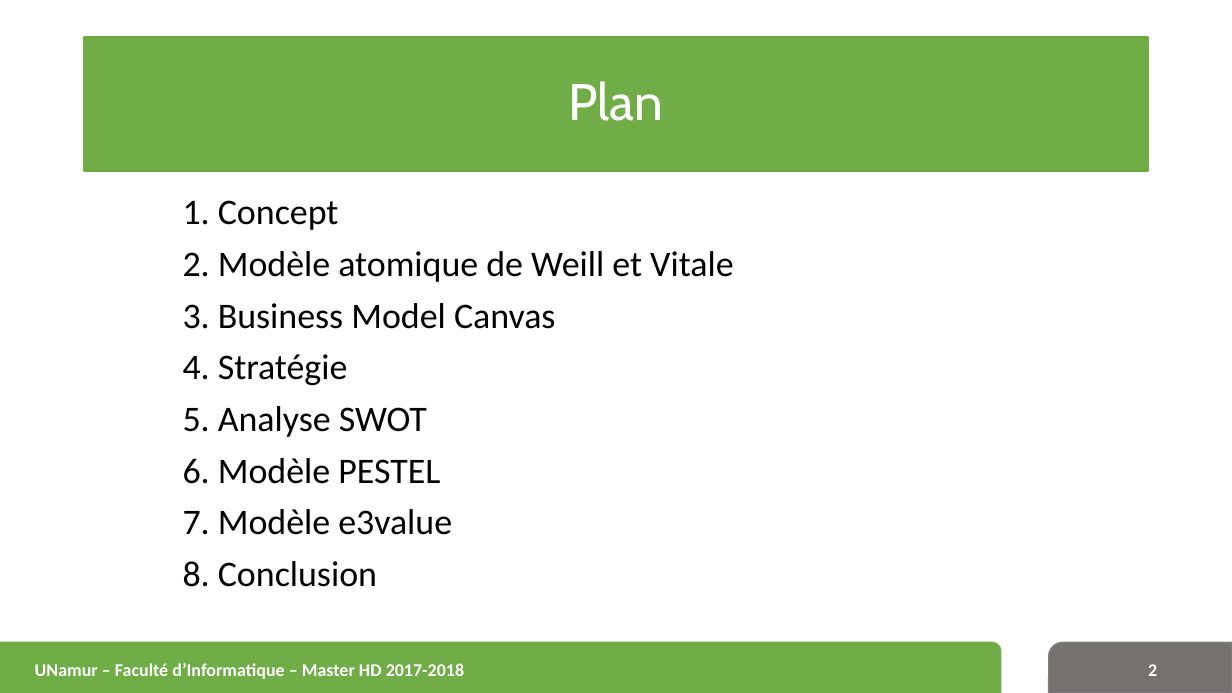
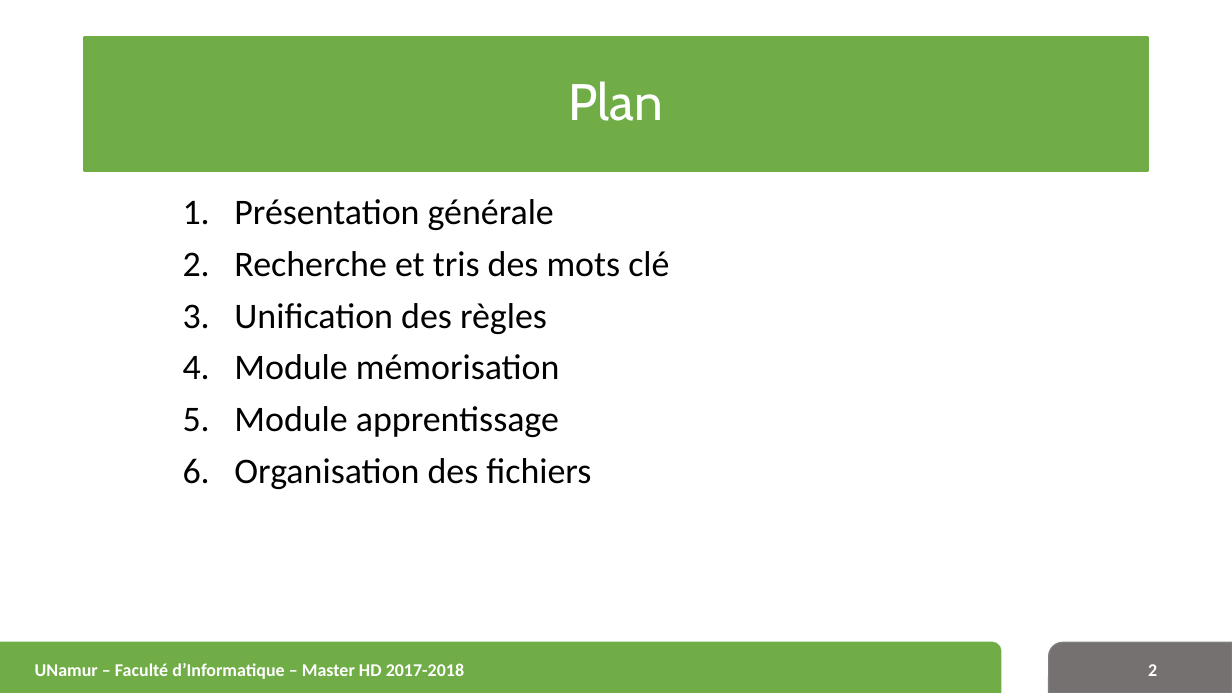
Before and after one commit to michelCalu/chatbot, a slide deck: slide 2 of eBusiness_v4.pptx. Drawn at 1232x693 pixels with LibreOffice and Linux fonts; fonts in the diff are those of the drawing; background and template pictures are left out. Boxes give left, top, right and bottom in pixels: in the first picture for what was removed or moved away, otherwise in the second. Text is boxed around its words. In the diff, an @@ line names an element or a change of style, - is before the commit and + after.

Commit message:
mise en page
mise en forme fichier

```diff
--- a/eBusiness_v4.pptx
+++ b/eBusiness_v4.pptx
@@ text at [234,199,669,489]: text changed @@
-1. Concept
-2. Modèle atomique de Weill et Vitale
-3. Business Model Canvas
-4. Stratégie
-5. Analyse SWOT
-6. Modèle PESTEL
-7. Modèle e3value
-8. Conclusion
+1. Présentation générale
+2. Recherche et tris des mots clé
+3. Unification des règles
+4. Module mémorisation
+5. Module apprentissage
+6. Organisation des fichiers
```
Also in this commit, not shown: 2 other slides changed, 28 slides removed, 1 other file.
